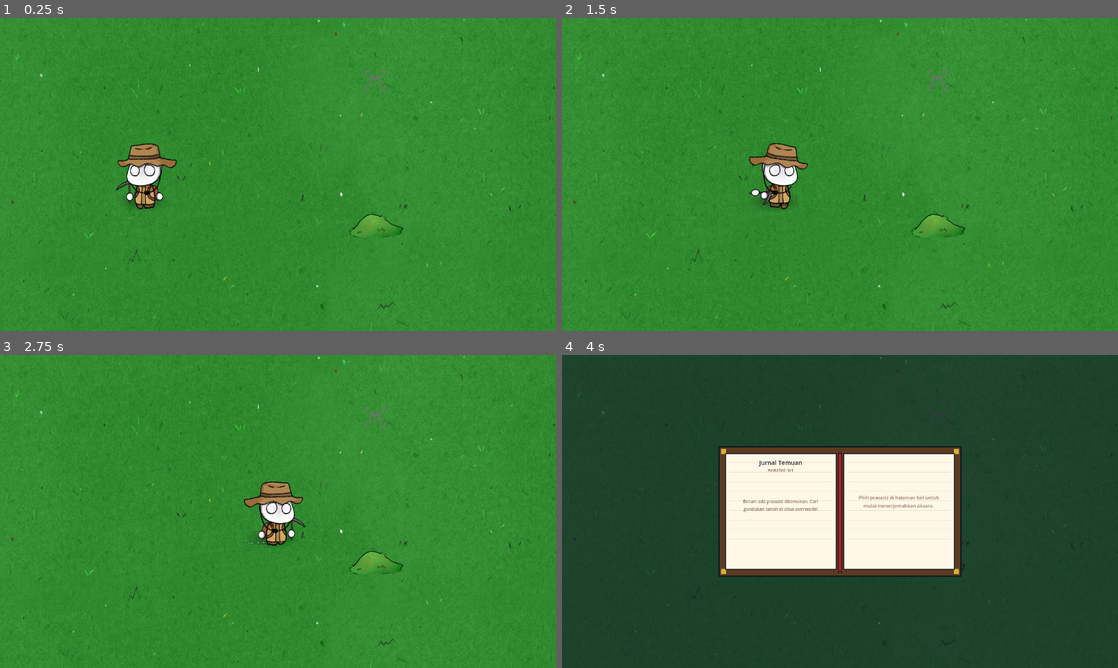
Above: before the commit, frames 1-4 (two rows, left to right).
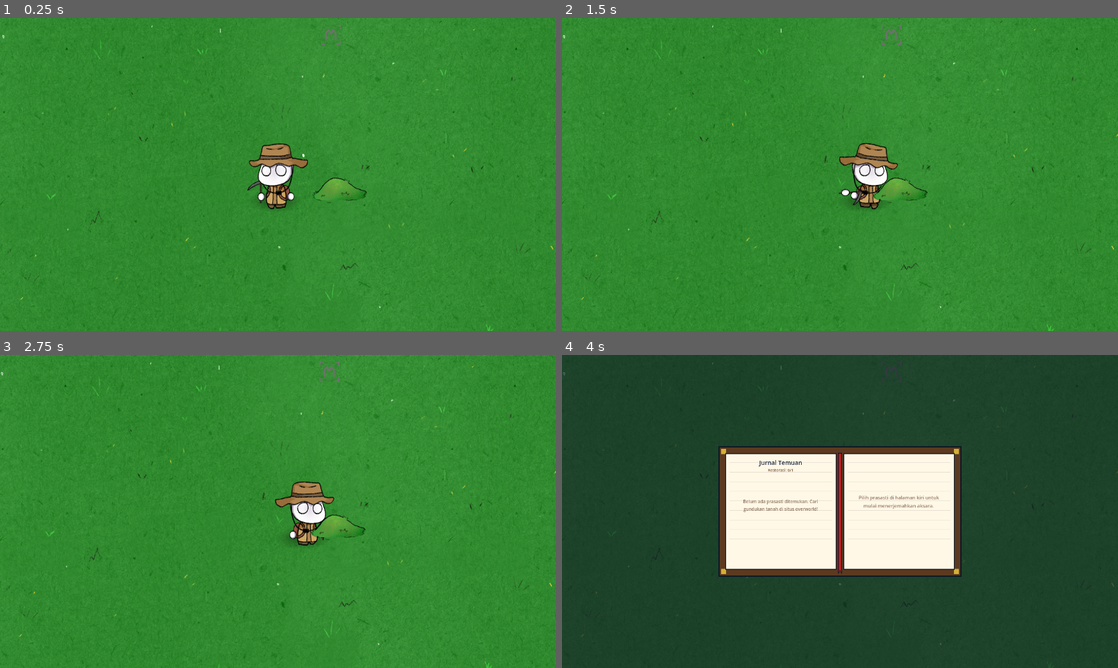
Above: after the commit, the same moments.

Repository: Akabim/arkeolog
Game: Godot game, scene res://src/levels/sandbox.tscn
The game is run twice, just before and just after one commit, with the same random seed, the same clock (stepped at 60 frames per second) and the same inputs. This scene is started directly instead of the project's main scene.
Inputs (mouse positions are in pixels of both pictures, inside the frame that each line leads up to):
- Up to frame 1 (0.25 s): no input
- Up to frame 2 (1.5 s): tap Enter (ui_accept) at 0.5, 0.77 s; move the mouse to (962, 158) at 0.52 s; hold D (move_right) 0.53-1.25 s; hold E (interact) 0.53-1.25 s; click (962, 158) at 0.67 s; drag from (728, 190) to (940, 227) at 1.27 s
- Up to frame 3 (2.75 s): move the mouse to (333, 442) at 2.02 s; hold D (move_right) from 2.03 s (still down); tap Space at 2.1 s
- Up to frame 4 (4 s): release D (move_right) at 2.75 s; drag from (812, 574) to (940, 417) at 2.77 s; move the mouse to (1006, 558) at 3.52 s; hold A (move_left) from 3.53 s (still down); tap I at 3.6 s; tap Enter (ui_accept) at 3.77 s

The runs differ from the first frame. In frame 1, 3.8% of the frame differs, in the area x 0-100%, y 0-100%; in frame 2, 3.7%; in frame 3, 3.4%; in frame 4, less than 0.1%.

Commit message:
Fix Y-sorting: remove y_sort_enabled from Player/DirtMound nodes (only level root needs it), remove z_index bleeds, clean debug prints

Diff:
--- a/src/core/level_base.gd
+++ b/src/core/level_base.gd
@@ -67,6 +67,7 @@
 				var children_to_reparent = container.get_children()
 				for child in children_to_reparent:
 					child.reparent(self, true)
+				container.y_sort_enabled = false
 
 	Global.solved_sockets.clear()
 	Global.level_restored.connect(_on_level_restored)
--- a/src/entities/dirt_mound/dirt_mound.gd
+++ b/src/entities/dirt_mound/dirt_mound.gd
@@ -33,8 +33,7 @@
 	for child in get_children():
 		child.position.y -= y_offset
 
-	# Enable Y-sorting for cozy depth sorting
-	y_sort_enabled = true
+
 
 	collision_layer = 8 # Layer 4 (Interactables)
 	collision_mask = 2 # Detect Player
--- a/src/entities/dirt_mound/dirt_mound.tscn
+++ b/src/entities/dirt_mound/dirt_mound.tscn
@@ -8,7 +8,7 @@
 radius = 49.0408
 
 [sub_resource type="RectangleShape2D" id="RectangleShape2D_gqrul"]
-size = Vector2(91, 13)
+size = Vector2(97, 53)
 
 [node name="DirtMound" type="Area2D" unique_id=2108471254]
 collision_layer = 8
@@ -19,11 +19,10 @@
 shape = SubResource("CircleShape2D_mound")
 
 [node name="SolidBody" type="StaticBody2D" parent="." unique_id=1720061086]
-collision_layer = 1
 collision_mask = 0
 
 [node name="Collision" type="CollisionShape2D" parent="SolidBody" unique_id=1720061085]
-position = Vector2(0.5, 14.5)
+position = Vector2(1.5, 19.5)
 shape = SubResource("RectangleShape2D_gqrul")
 
 [node name="Visual" type="Node2D" parent="." unique_id=889776734]
--- a/src/entities/player/player.gd
+++ b/src/entities/player/player.gd
@@ -66,8 +66,7 @@
 	add_child(shadow)
 	move_child(shadow, 0)
 
-	# Enable Y-sorting for cozy depth sorting
-	y_sort_enabled = true
+
 
 	# Enable physics interpolation if available
 	if has_method("set_physics_interpolation_mode"):
--- a/src/entities/player/player.tscn
+++ b/src/entities/player/player.tscn
@@ -25,7 +25,7 @@
 colors = PackedColorArray(1, 1, 1, 0.5, 1, 1, 1, 0)
 
 [sub_resource type="CircleShape2D" id="CircleShape2D_interact"]
-radius = 24.0
+radius = 33.0
 
 [sub_resource type="Animation" id="Animation_RESET"]
 length = 0.001
@@ -906,7 +906,6 @@
 }
 
 [node name="Player" type="CharacterBody2D" unique_id=1700644359]
-y_sort_enabled = true
 collision_layer = 2
 collision_mask = 5
 motion_mode = 1
--- a/src/levels/sandbox.tscn
+++ b/src/levels/sandbox.tscn
@@ -47,7 +47,7 @@
 shape = SubResource("RectangleShape2D_border")
 
 [node name="Player" parent="." unique_id=1129232846 instance=ExtResource("2_player")]
-position = Vector2(250, 360)
+position = Vector2(550, 438)
 
 [node name="Sockets" type="Node2D" parent="." unique_id=1524399721]
 y_sort_enabled = true
@@ -64,6 +64,5 @@
 [node name="DirtMounds" type="Node2D" parent="." unique_id=1357581413]
 y_sort_enabled = true
 
-[node name="DirtMound" parent="DirtMounds" unique_id=1012150627 instance=ExtResource("4_mound")]
-position = Vector2(640, 450)
-relic_name = "Relik Ha"
+[node name="DirtMound" parent="." unique_id=2108471254 instance=ExtResource("4_mound")]
+position = Vector2(654, 466)
